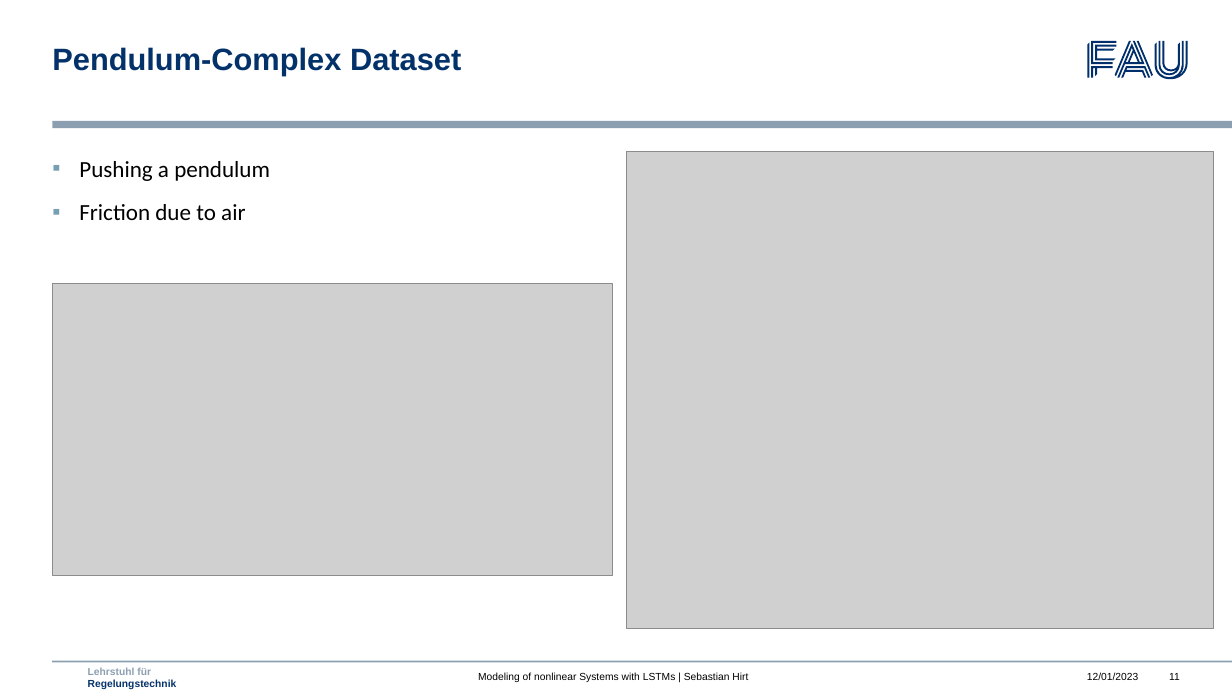
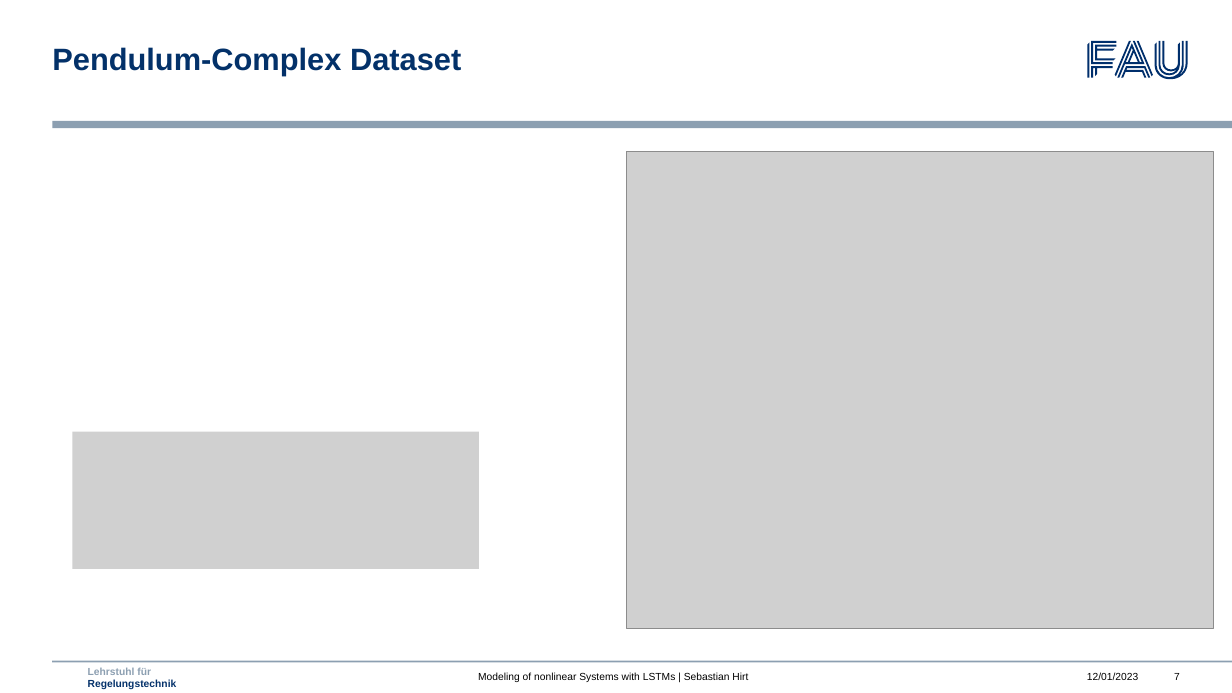
Before and after one commit to mokronos/nonlinearLSTM, a slide deck: slide 7 of presentation/nonlinearLSTM_slides.pptx (slide 11 before the commit). Drawn at 1232x693 pixels with LibreOffice and Linux fonts; fonts in the diff are those of the drawing; grey boxes stand for pictures; background and template pictures are left out. Boxes give left, top, right and bottom in pixels: in the first picture for what was removed or moved away, otherwise in the second. Text is boxed around its words. In the diff, an @@ line names an element or a change of style, - is before the commit and + after.

```diff
--- a/presentation/nonlinearLSTM_slides.pptx
+++ b/presentation/nonlinearLSTM_slides.pptx
@@ text removed at (79,161,270,220) @@
-▪ Pushing a pendulum
-▪ Friction due to air
@@ picture removed at (53,284,613,575) @@
@@ picture added at (72,432,479,569) @@
@@ page number at (1174,673,1180,680): text changed @@
-11
+7
```
Also in this commit, not shown: 13 other slides changed, 4 slides removed.
